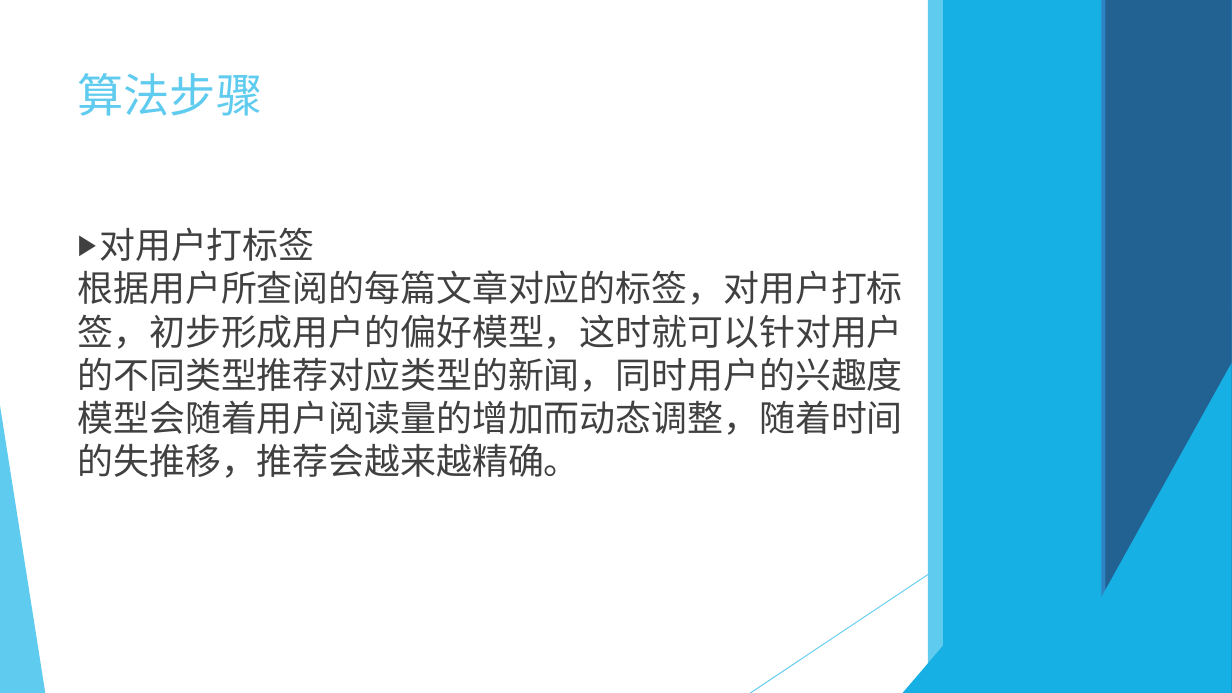
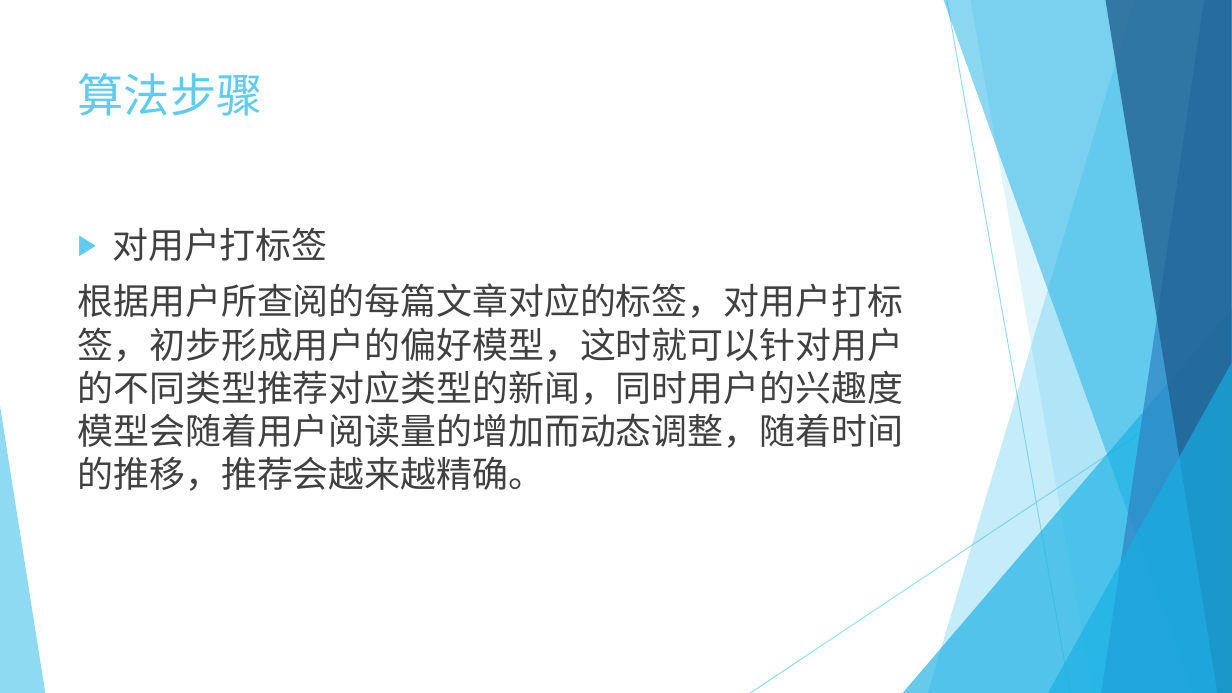
Before and after one commit to hejy12/newsRecommender, a slide deck: slide 20 of 新闻推荐系统.pptx. Drawn at 1232x693 pixels with LibreOffice and Linux fonts; fonts in the diff are those of the drawing. Boxes give left, top, right and bottom in pixels: in the first picture for what was removed or moved away, otherwise in the second. Text is boxed around its words. In the diff, an @@ line names an element or a change of style, - is before the commit and + after.

```diff
--- a/新闻推荐系统.pptx
+++ b/新闻推荐系统.pptx
@@ rectangle removed at [928,0,1232,693] @@
@@ rectangle removed at [944,0,1232,693] @@
@@ line (947, 0) - (1070, 693): stroke #5FCBEF 0.74 pt to #5FCBEF 0.75 pt @@
@@ rectangle removed at [970,0,1232,693] @@
@@ rectangle removed at [1102,0,1232,693] @@
@@ rectangle removed at [1105,0,1232,693] @@
@@ group added at [928,0,1232,693]: 5 freeform shapes @@
@@ text at [112,228,327,261]: indent changed; more space between paragraphs @@
@@ text at [78,283,903,491]: text changed @@
-根据用户所查阅的每篇文章对应的标签，对用户打标签，初步形成用户的偏好模型，这时就可以针对用户的不同类型推荐对应类型的新闻，同时用户的兴趣度模型会随着用户阅读量的增加而动态调整，随着时间的失推移，推荐会越来越精确。
+根据用户所查阅的每篇文章对应的标签，对用户打标签，初步形成用户的偏好模型，这时就可以针对用户的不同类型推荐对应类型的新闻，同时用户的兴趣度模型会随着用户阅读量的增加而动态调整，随着时间的推移，推荐会越来越精确。
@@ triangle at [903,308,1232,693]: fill #17B0E4 to #17B0E4 at 66% opacity @@
@@ line (1232, 372) - (750, 693): stroke #5FCBEF 0.74 pt to #5FCBEF 0.75 pt @@
@@ triangle at [1048,363,1232,693]: fill #17B0E4 to #17B0E4 at 66% opacity @@
@@ triangle at [0,406,45,693]: fill #5FCBEF to #5FCBEF at 70% opacity @@
```
Also in this commit, not shown: 21 other slides changed.
